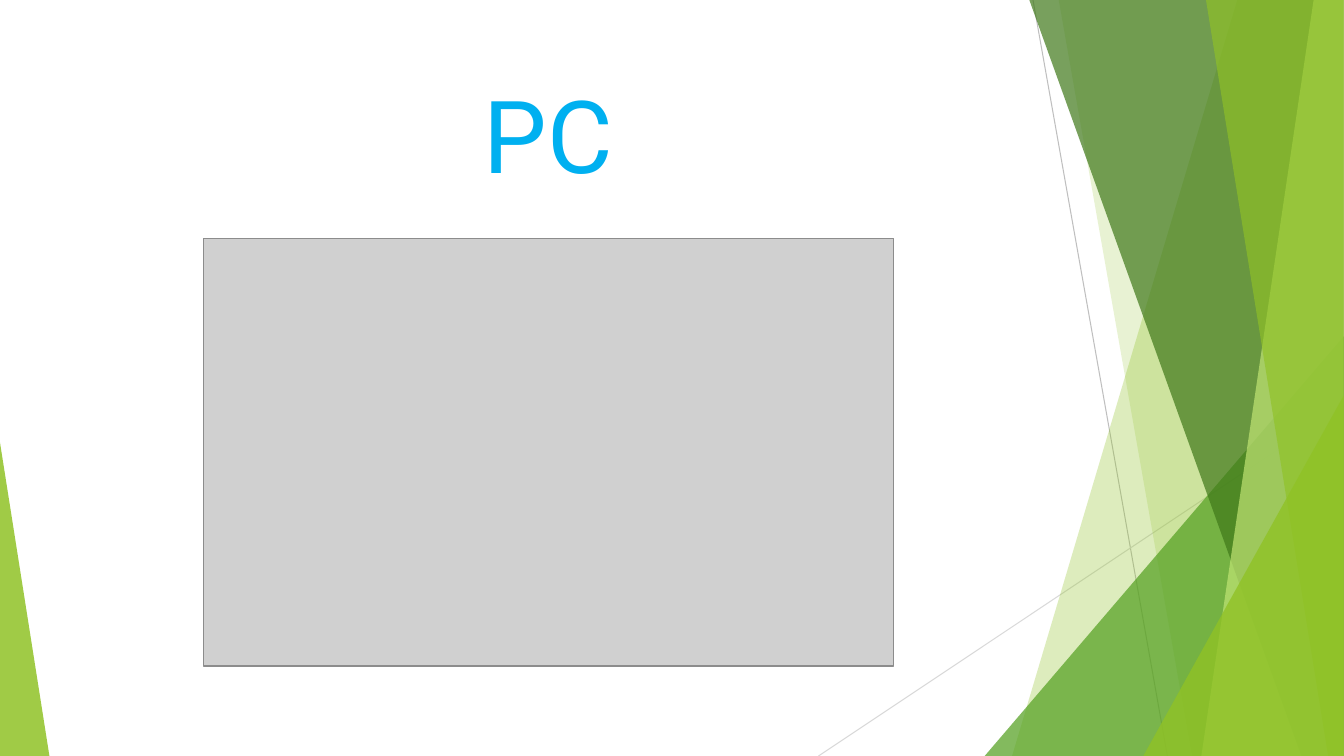
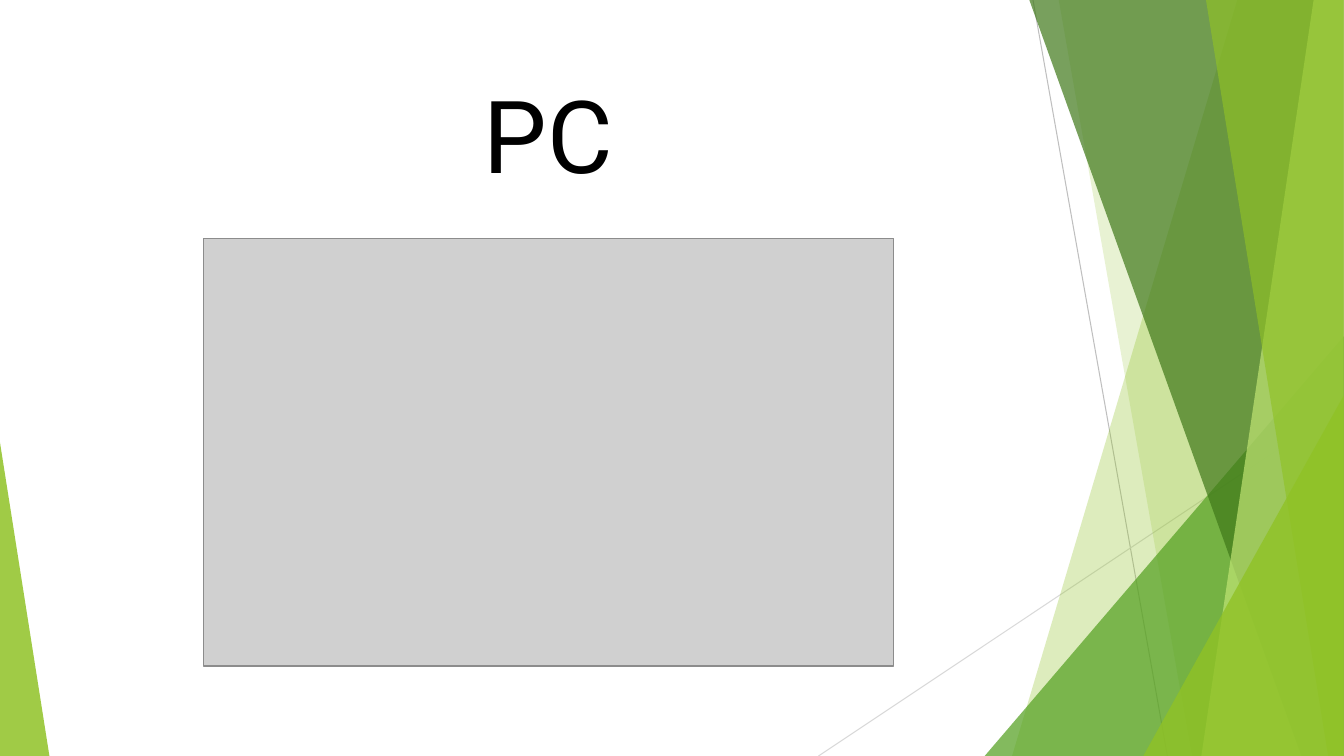
Before and after one commit to Tiinocm/ProyectoIntegrado, a slide deck: slide 12 of carles/poryecto integrado.pptx (slide 10 before the commit). Drawn at 1344x756 pixels with LibreOffice and Linux fonts; fonts in the diff are those of the drawing; grey boxes stand for pictures. Boxes give left, top, right and bottom in pixels: in the first picture for what was removed or moved away, otherwise in the second. Text is boxed around its words. In the diff, an @@ line names an element or a change of style, - is before the commit and + after.

```diff
--- a/carles/poryecto integrado.pptx
+++ b/carles/poryecto integrado.pptx
@@ title "PC" at [484,100,613,174]: text colour #00B0F0 to #000000 @@
```
Also in this commit, not shown: 5 other slides changed, 7 slides added, 5 slides removed.
